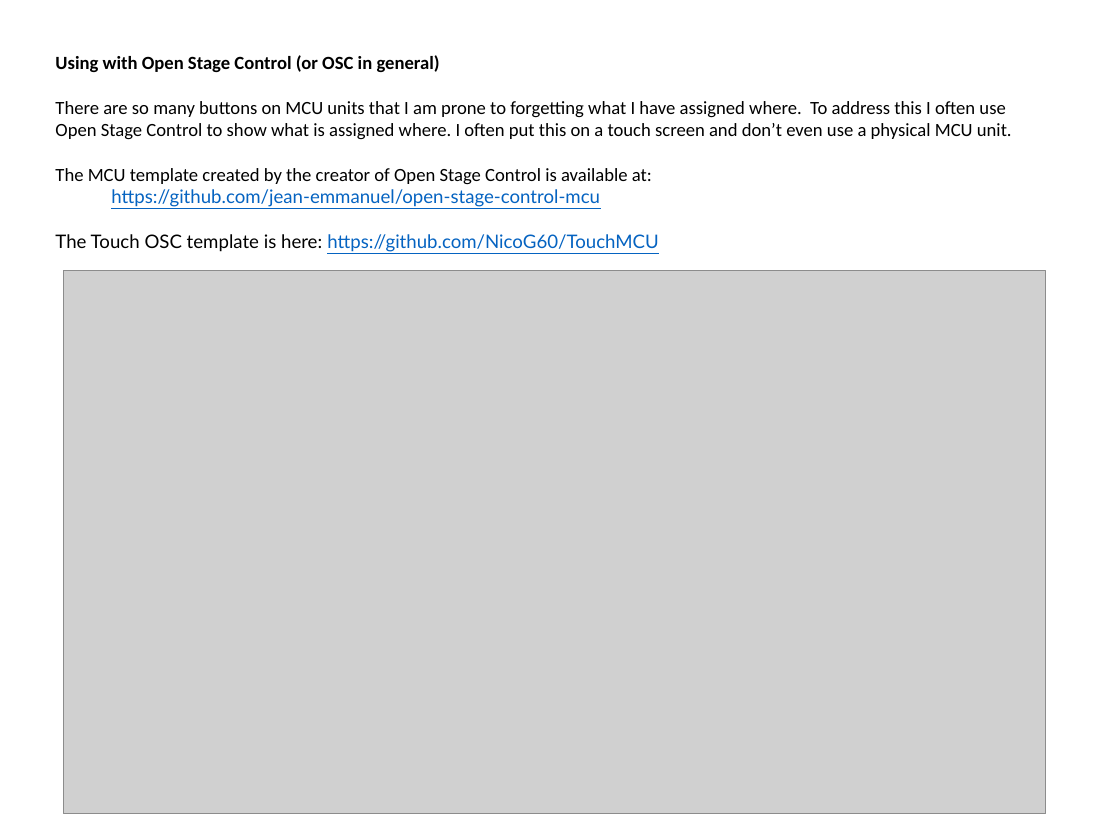
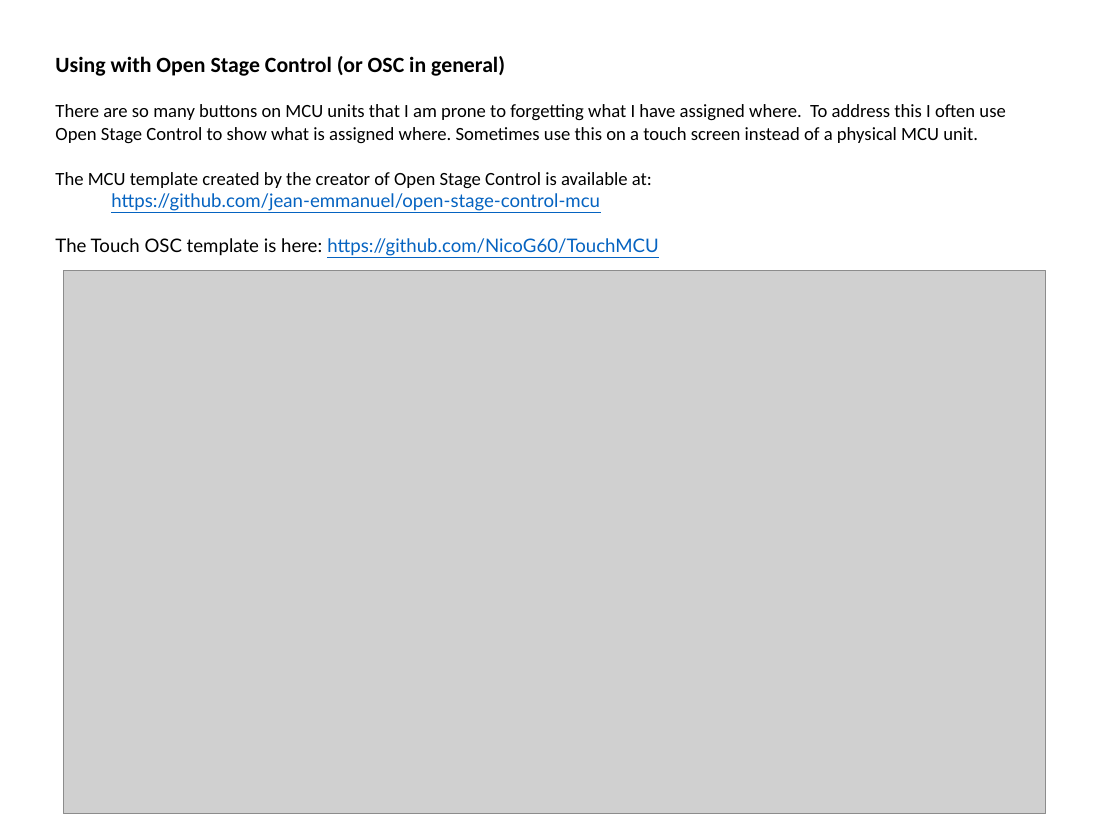
Before and after one commit to WidnerM/GP-MCU, a slide deck: slide 8 of MCU Extension.pptx. Drawn at 1120x840 pixels with LibreOffice and Linux fonts; fonts in the diff are those of the drawing; grey boxes stand for pictures. Boxes give left, top, right and bottom in pixels: in the first picture for what was removed or moved away, otherwise in the second. Text is boxed around its words. In the diff, an @@ line names an element or a change of style, - is before the commit and + after.

```diff
--- a/MCU Extension.pptx
+++ b/MCU Extension.pptx
@@ text at (x1=55, y1=56, x2=505, y2=76): size 12 to 14 pt in "Using with Open Stage Control (or OSC ..." @@
@@ text at (x1=55, y1=104, x2=1005, y2=144): text changed @@
-There are so many buttons on MCU units that I am prone to forgetting what I have assigned where. To address this I often use Open Stage Control to show what is assigned where. I often put this on a touch screen and don’t even use a physical MCU unit.
+There are so many buttons on MCU units that I am prone to forgetting what I have assigned where. To address this I often use Open Stage Control to show what is assigned where. Sometimes use this on a touch screen instead of a physical MCU unit.
```
Also in this commit, not shown: 4 other slides changed, 2 other files.
